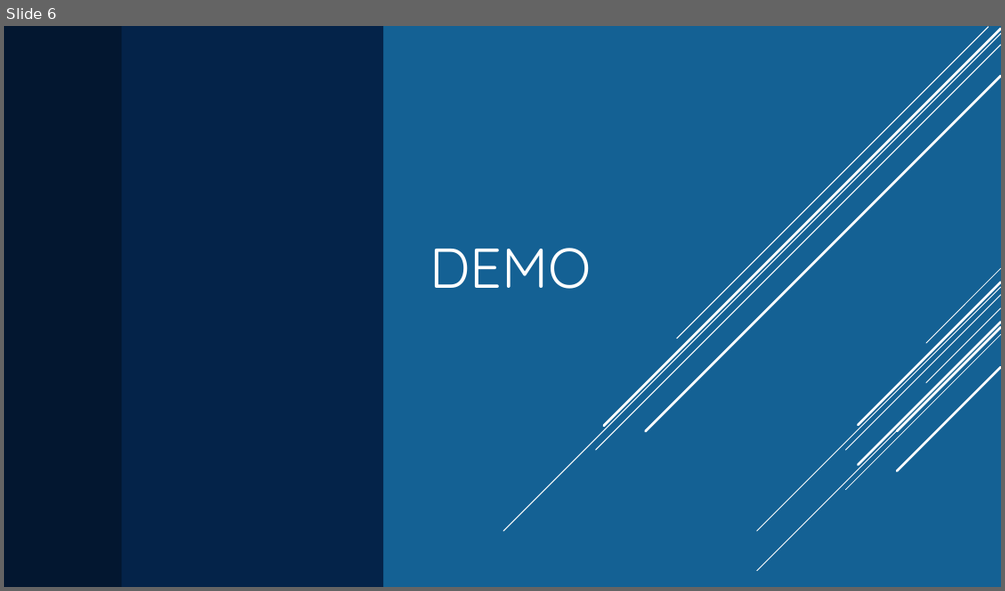
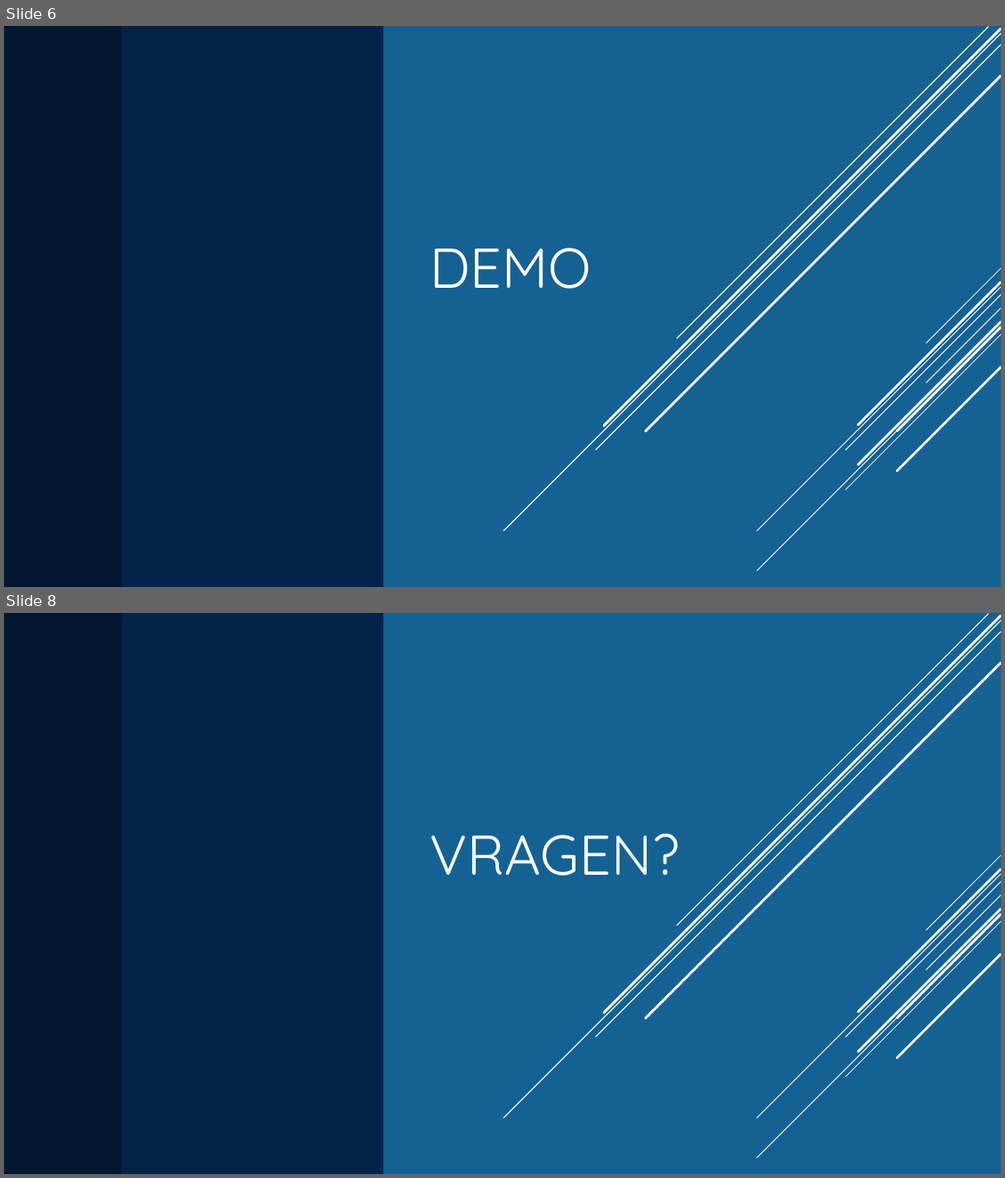
Before and after one commit to 2nd-factor/docs, a slide deck: 2nd-Factor.pptx. Shown one above the other, each under a label of ours: slide 6 before the commit, slides 6 and 8 after it; the slides between them are not shown. The pictures are 1005x591 and 1005x1178 pixels, drawn with LibreOffice and Linux fonts; fonts in the diff are those of the drawing. Boxes give left, top, right and bottom in pixels: in the first picture for what was removed or moved away, otherwise in the second. Text is boxed around its words. In the diff, an @@ line names an element or a change of style, - is before the commit and + after.

Commit message:
Aangepaste presentatie
Een vragen dia toegevoegd en tips en tops verwijdered

```diff
--- a/2nd-Factor.pptx
+++ b/2nd-Factor.pptx
@@ slide 8 added at box(4, 613, 1001, 1174), background #146194; not listed: 5 template elements that a slide beside it also shows @@
@@ rectangle added at box(4, 613, 383, 1174), fill #042349 @@
@@ rectangle added at box(4, 613, 121, 1174), fill #031730 @@
@@ line added from (1001, 620) to (503, 1118), #FFFFFF 1 pt @@
@@ line added from (1001, 632) to (596, 1037), #FFFFFF 1 pt @@
@@ line added from (1001, 616) to (604, 1013), #FFFFFF 2.5 pt @@
@@ line added from (988, 614) to (677, 925), #FFFFFF 1 pt @@
@@ line added from (1001, 663) to (646, 1018), #FFFFFF 2.5 pt @@
@@ title added at box(429, 833, 680, 876), 54 pt, text #FFFFFF @@
+VRAGEN?
@@ group added at box(757, 895, 1001, 1158): 5 lines @@
```
Also in this commit, not shown: 1 slide changed.
